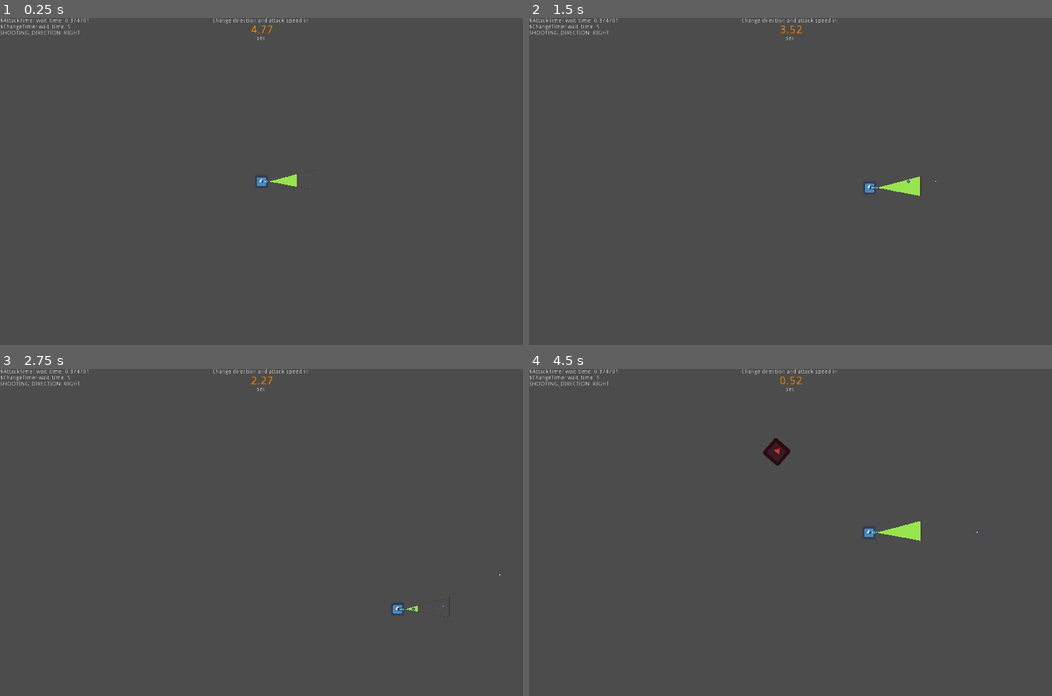
Above: before the commit, frames 1-4 (two rows, left to right).
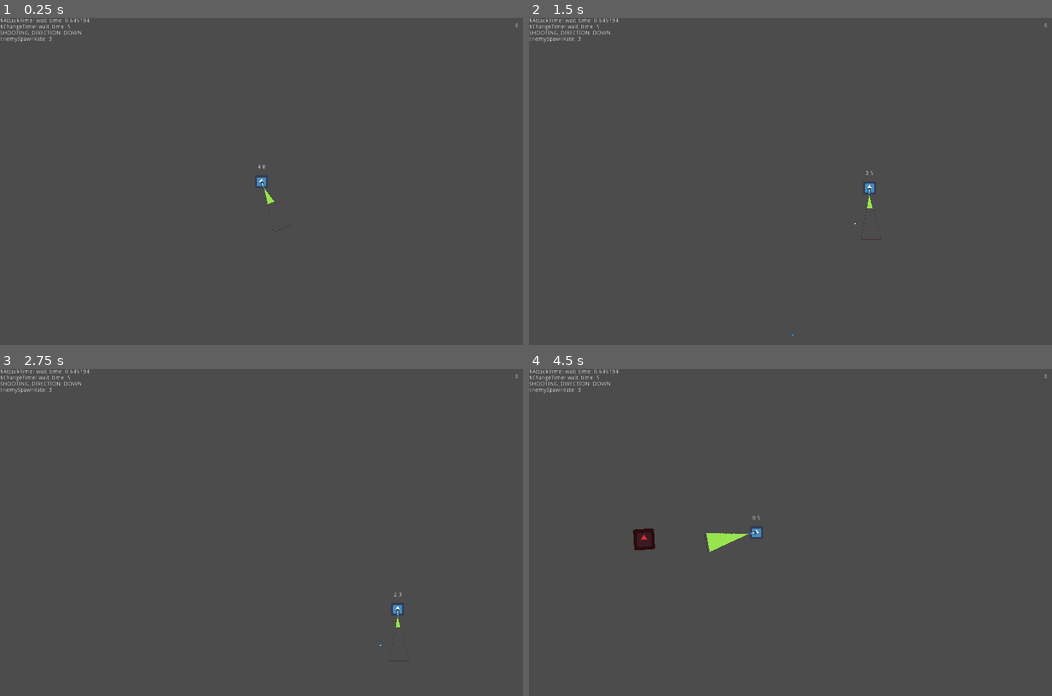
Above: after the commit, the same moments.

Repository: skarnl/gmtk-game-jam
Game: Godot game, scene res://screens/splash.tscn
Same seed, same stepped clock (60 frames per second), same inputs: the game is played once before the commit and once after it. The engine's default icon, where the game draws it, is replaced by a stand-in: a white triangle on a blue panel in a dark square.
Inputs:
- Up to frame 1 (0.25 s): no input
- Up to frame 2 (1.5 s): tap Enter at 0.5 s; hold Right (ui_right) 0.53-1.28 s; hold Down (ui_down) from 1.28 s (still down)
- Up to frame 3 (2.75 s): release Down (ui_down) at 2.03 s; hold Right (ui_right) from 2.03 s (still down)
- Up to frame 4 (4.5 s): release Right (ui_right) at 2.78 s; hold Up (ui_up) 2.78-3.53 s; hold Left (ui_left) from 3.53 s (still down); tap R (ui_restart, bound only after the commit) at 4.15 s

The runs differ from the first frame. In frame 1, 0.4% of the frame differs, in the area x 0-99%, y 0-66%; in frame 2, 0.6%; in frame 3, 0.3%; in frame 4, 1.4%, in the area x 0-99%, y 0-57%.

Commit message:
Add states, game over, restart, don't spawn enemy near player

Diff:
--- a/entities/enemy.gd
+++ b/entities/enemy.gd
@@ -1,10 +1,16 @@
 extends KinematicBody2D
+
+signal player_killed
+signal enemy_killed
 
 const WALKING_SPEED = 100 #RANDOMIZE
 
+var points_when_killed = 3
 var player_reference
 
 func _ready():
+	add_to_group('spawned')
+
 	var nodes = get_tree().get_nodes_in_group('player')
 	player_reference = nodes.front()
 
@@ -19,13 +25,12 @@
 
 #bullet
 func _on_Area2D_area_entered(area):
-	print(area)
+	emit_signal('enemy_killed')
+
 	queue_free()
 	area.queue_free()
 
+
 #player
 func _on_Area2D_body_entered(body):
-	print(body)
-
-	body.queue_free()
-	pass # Replace with function body.
+	emit_signal('player_killed')
--- a/entities/player.gd
+++ b/entities/player.gd
@@ -6,9 +6,9 @@
 # TODO expose this when paused
 const ACCELERATION = 1000
 const MAX_SPEED = 250
-const FRICTION = 1000
-const MIN_ATTACK_WAIT_TIME = 0.3
-const MAX_ATTACK_WAIT_TIME = 1.3
+const FRICTION = 1500
+const MIN_ATTACK_WAIT_TIME = 0.2
+const MAX_ATTACK_WAIT_TIME = 0.9
 
 export(String) var weapon_scene_path
 
@@ -30,12 +30,14 @@
 
 	$AttackTimer.connect('timeout', self, '_on_AttackTimer_timeout')
 	$ChangeTimer.connect('timeout', self, '_on_ChangeTimer_timeout')
+	$UpdateTimer.connect('timeout', self, '_on_UpdateTimer_timeout')
 
 	_init_weapon()
 	_randomize()
 
 	$AttackTimer.start()
 	$ChangeTimer.start()
+	$UpdateTimer.start()
 
 func _init_weapon():
 	var weapon_instance = load(weapon_scene_path).instance()
@@ -58,10 +60,13 @@
 func _on_ChangeTimer_timeout():
 	_randomize()
 
-func _update_hud():
-	$TimeLabel.text = str($AttackTimer.time_left)
+
+func _update_shooting_indicator():
 	$WeaponPivot/ShootIndicator.value = ($AttackTimer.wait_time - $AttackTimer.time_left) / $AttackTimer.wait_time * 100
-	emit_signal('change_time_changed', $ChangeTimer.time_left)
+
+func _on_UpdateTimer_timeout():
+	$TimeLabel.text = str(stepify($ChangeTimer.time_left, 0.01))
+#	emit_signal('change_time_changed', $ChangeTimer.time_left)
 
 func _randomize():
 	changing = true
@@ -84,8 +89,7 @@
 		velocity = velocity.move_toward(Vector2.ZERO, FRICTION * delta)
 
 	move_and_slide(velocity)
-	_update_hud()
-
+	_update_shooting_indicator()
 
 func _set_random_attack_time():
 	$AttackTimer.wait_time = rnd.randf_range(MIN_ATTACK_WAIT_TIME, MAX_ATTACK_WAIT_TIME)
@@ -115,6 +119,12 @@
 	weapon.attack()
 
 
+func reset():
+	position = Vector2(640, 400)
+	_set_random_shooting_direction()
+	_set_random_attack_time()
+
+
 func _debug():
 	var direction
 
--- a/entities/player.tscn
+++ b/entities/player.tscn
@@ -48,7 +48,6 @@
 wait_time = 5.0
 
 [node name="TimeLabel" type="Label" parent="."]
-visible = false
 anchor_left = 0.5
 anchor_top = 0.5
 anchor_right = 0.5
@@ -64,3 +63,6 @@
 }
 
 [node name="RotationTween" type="Tween" parent="."]
+
+[node name="UpdateTimer" type="Timer" parent="."]
+wait_time = 0.1
--- a/gui/debug.gd
+++ b/gui/debug.gd
@@ -1,13 +1,4 @@
 extends Control
-
-
-func _ready():
-	var nodes = get_tree().get_nodes_in_group('player')
-	nodes.front().connect('debug', self, '_on_Player_debug')
-
-
-func _on_Player_debug(text):
-	set_text(text)
 
 
 func set_text(text):
--- a/gui/hud.tscn
+++ b/gui/hud.tscn
@@ -1,8 +1,9 @@
-[gd_scene load_steps=5 format=2]
+[gd_scene load_steps=6 format=2]
 
 [ext_resource path="res://gui/timers.gd" type="Script" id=1]
 [ext_resource path="res://gui/pause.gd" type="Script" id=2]
 [ext_resource path="res://gui/debug.gd" type="Script" id=3]
+[ext_resource path="res://gui/score.gd" type="Script" id=4]
 
 [sub_resource type="SpriteFrames" id=1]
 animations = [ {
@@ -49,6 +50,7 @@
 }
 
 [node name="Timers" type="Control" parent="."]
+visible = false
 anchor_left = 0.5
 anchor_right = 0.5
 margin_left = -20.0
@@ -79,7 +81,7 @@
 margin_top = 15.8949
 margin_right = 0.666321
 margin_bottom = 29.8949
-rect_scale = Vector2( 2, 2 )
+rect_scale = Vector2( 2.2, 2.2 )
 text = "23.21"
 align = 1
 __meta__ = {
@@ -98,3 +100,58 @@
 __meta__ = {
 "_edit_use_anchors_": false
 }
+
+[node name="Score" type="Control" parent="."]
+anchor_left = 1.0
+anchor_right = 1.0
+margin_left = -40.0
+margin_bottom = 40.0
+script = ExtResource( 4 )
+__meta__ = {
+"_edit_use_anchors_": false
+}
+
+[node name="score_text" type="Label" parent="Score"]
+anchor_left = 1.0
+anchor_right = 1.0
+margin_left = -91.4088
+margin_top = 12.3595
+margin_right = -11.4088
+margin_bottom = 26.3595
+text = "0000000000"
+align = 2
+__meta__ = {
+"_edit_use_anchors_": false
+}
+
+[node name="GameOver" type="Control" parent="."]
+anchor_right = 1.0
+anchor_bottom = 1.0
+__meta__ = {
+"_edit_use_anchors_": false
+}
+
+[node name="PopupDialog" type="PopupDialog" parent="GameOver"]
+visible = true
+anchor_left = 0.5
+anchor_top = 0.5
+anchor_right = 0.5
+anchor_bottom = 0.5
+margin_left = -200.5
+margin_top = -102.5
+margin_right = 200.5
+margin_bottom = 102.5
+
+[node name="Label" type="Label" parent="GameOver/PopupDialog"]
+anchor_left = 0.5
+anchor_top = 0.5
+anchor_right = 0.5
+anchor_bottom = 0.5
+margin_left = -55.0
+margin_top = -24.0
+margin_right = 55.0
+margin_bottom = 24.0
+text = "GAME OVER
+
+press R to restart"
+align = 1
--- /dev/null
+++ b/gui/score.gd
@@ -0,0 +1,14 @@
+extends Control
+
+onready var score_text = $score_text
+
+func _ready():
+	reset()
+
+func set_score(score):
+	print("score = ", score)
+
+	score_text.text = str(score)
+
+func reset():
+	set_score(0)
--- a/project.godot
+++ b/project.godot
@@ -45,6 +45,12 @@
 , Object(InputEventJoypadButton,"resource_local_to_scene":false,"resource_name":"","device":0,"button_index":11,"pressure":0.0,"pressed":false,"script":null)
  ]
 }
+ui_restart={
+"deadzone": 0.5,
+"events": [ Object(InputEventKey,"resource_local_to_scene":false,"resource_name":"","device":0,"alt":false,"shift":false,"control":false,"meta":false,"command":false,"pressed":false,"scancode":82,"unicode":0,"echo":false,"script":null)
+, Object(InputEventJoypadButton,"resource_local_to_scene":false,"resource_name":"","device":0,"button_index":3,"pressure":0.0,"pressed":false,"script":null)
+ ]
+}
 
 [layer_names]
 
--- a/screens/game/game.gd
+++ b/screens/game/game.gd
@@ -1,9 +1,26 @@
 extends Node2D
+
+onready var enemy_timer = $'../EnemyTimer'
+onready var player = $'../Player'
 
 var enemy_ref = preload('res://entities/enemy.tscn')
 
 var screen_size = Vector2.ZERO
 var rnd
+
+const DEFAULT_ENEMY_SPAWN_TIME = 3
+const ENEMY_DIFFICULTY_RATIO = 0.97
+
+var _score = 0
+
+enum STATES {
+	PLAY,
+	PAUSED,
+	GAME_OVER,
+	RESTART
+}
+
+var _current_state = STATES.PLAY
 
 func _ready():
 	rnd = RandomNumberGenerator.new()
@@ -11,10 +28,16 @@
 
 	screen_size = get_viewport().size
 
-	$EnemyTimer.connect('timeout', self, '_on_EnemyTimer_timeout')
+	enemy_timer.connect('timeout', self, '_on_EnemyTimer_timeout')
 
-	$Player.connect('change_time_changed', self, '_on_Player_change_time_changed')
+	player.connect('change_time_changed', self, '_on_Player_change_time_changed')
+	player.connect('debug', self, '_on_Player_debug')
 
+	spawn_enemy()
+
+func _on_Player_debug(text):
+	text += 'EnemySpawnRate: %s' % enemy_timer.wait_time
+	$'../HUD/Debug'.set_text(text)
 
 func _on_EnemyTimer_timeout():
 	#TODO check hoeveel enemies we hier al hebben
@@ -23,13 +46,111 @@
 
 func spawn_enemy():
 	var enemy = enemy_ref.instance()
-	enemy.position = Vector2(rnd.randf_range(0, screen_size.x), rnd.randf_range(0, screen_size.y))
+	var player_position = player.global_position
+	var enemy_position = player_position
 
-	print("spawn enemy")
-	print(enemy.position)
+	while enemy_position.distance_to(player_position) < 150:
+		print("pre distance = ", enemy_position.distance_to(player_position))
 
-	add_child(enemy)
+		enemy_position = Vector2(rnd.randf_range(0, screen_size.x), rnd.randf_range(0, screen_size.y))
+
+	print("post distance = ", enemy_position.distance_to(player_position))
+
+	enemy.position = enemy_position
+
+	enemy.connect('enemy_killed', self, '_on_enemy_killed', [enemy])
+	enemy.connect('player_killed', self, '_on_player_killed')
+
+	get_parent().add_child(enemy)
 
 
 func _on_Player_change_time_changed(time_left):
-	$HUD/Timers.update_change_time(time_left)
+	$'../HUD/Timers'.update_change_time(time_left)
+
+func _on_enemy_killed(enemy):
+	_update_score(enemy.points_when_killed)
+	_increase_difficulty()
+
+func _on_player_killed():
+	_change_state(STATES.GAME_OVER)
+
+
+func _increase_difficulty():
+	enemy_timer.wait_time *= ENEMY_DIFFICULTY_RATIO
+
+func _update_score(amount):
+	_score += amount
+	$'../HUD/Score'.set_score(_score)
+
+func reset():
+	_score = 0
+	$'../HUD/Score'.reset()
+	player.reset()
+	_hide_game_over()
+
+	var allSpawnedEntities = get_tree().get_nodes_in_group('spawned')
+	for entity in allSpawnedEntities:
+		entity.queue_free()
+
+	enemy_timer.stop()
+
+	yield(get_tree(), 'idle_frame')
+
+	enemy_timer.wait_time = DEFAULT_ENEMY_SPAWN_TIME
+	enemy_timer.start()
+	spawn_enemy()
+
+
+func _set_paused(pause):
+	get_tree().paused = pause
+
+
+func _change_state(new_state):
+	match new_state:
+		STATES.PLAY:
+			if _current_state == STATES.GAME_OVER:
+				_current_state = new_state
+				reset()
+				_set_paused(false)
+			if _current_state == STATES.PAUSED:
+				_current_state = new_state
+				_set_paused(false)
+
+		STATES.GAME_OVER:
+			if _current_state == STATES.PLAY:
+				_current_state = new_state
+				_set_paused(true)
+				_show_game_over()
+
+		STATES.PAUSED:
+			if _current_state == STATES.PLAY:
+				_current_state = new_state
+				_set_paused(true)
+				_show_paused_overlay()
+
+		STATES.RESTART:
+			_current_state = STATES.PLAY
+			reset()
+			_set_paused(false)
+
+func _show_game_over():
+	$'../HUD/GameOver/PopupDialog'.popup()
+
+func _hide_game_over():
+	$'../HUD/GameOver/PopupDialog'.hide()
+
+func _show_paused_overlay():
+	print("show overlay")
+	pass
+
+func _unhandled_key_input(event):
+	print("unhandled key input")
+
+	print(event)
+
+	if event.is_action_pressed('ui_paused'):
+		_change_state(STATES.PAUSED)
+
+	if event.is_action_pressed('ui_restart'):
+		print("RESTART PRESSED")
+		_change_state(STATES.RESTART)
--- a/screens/game/game.tscn
+++ b/screens/game/game.tscn
@@ -4,16 +4,22 @@
 [ext_resource path="res://screens/game/game.gd" type="Script" id=2]
 [ext_resource path="res://gui/hud.tscn" type="PackedScene" id=3]
 
-[node name="Game" type="Node2D" groups=[
+[node name="World" type="Node2D" groups=[
 "world",
 ]]
+
+[node name="GameLogic" type="Node2D" parent="."]
+pause_mode = 2
 script = ExtResource( 2 )
 
 [node name="HUD" parent="." instance=ExtResource( 3 )]
+pause_mode = 2
 
 [node name="Player" parent="." instance=ExtResource( 1 )]
+pause_mode = 1
 position = Vector2( 640, 400 )
 
 [node name="EnemyTimer" type="Timer" parent="."]
+pause_mode = 1
 wait_time = 3.0
 autostart = true
